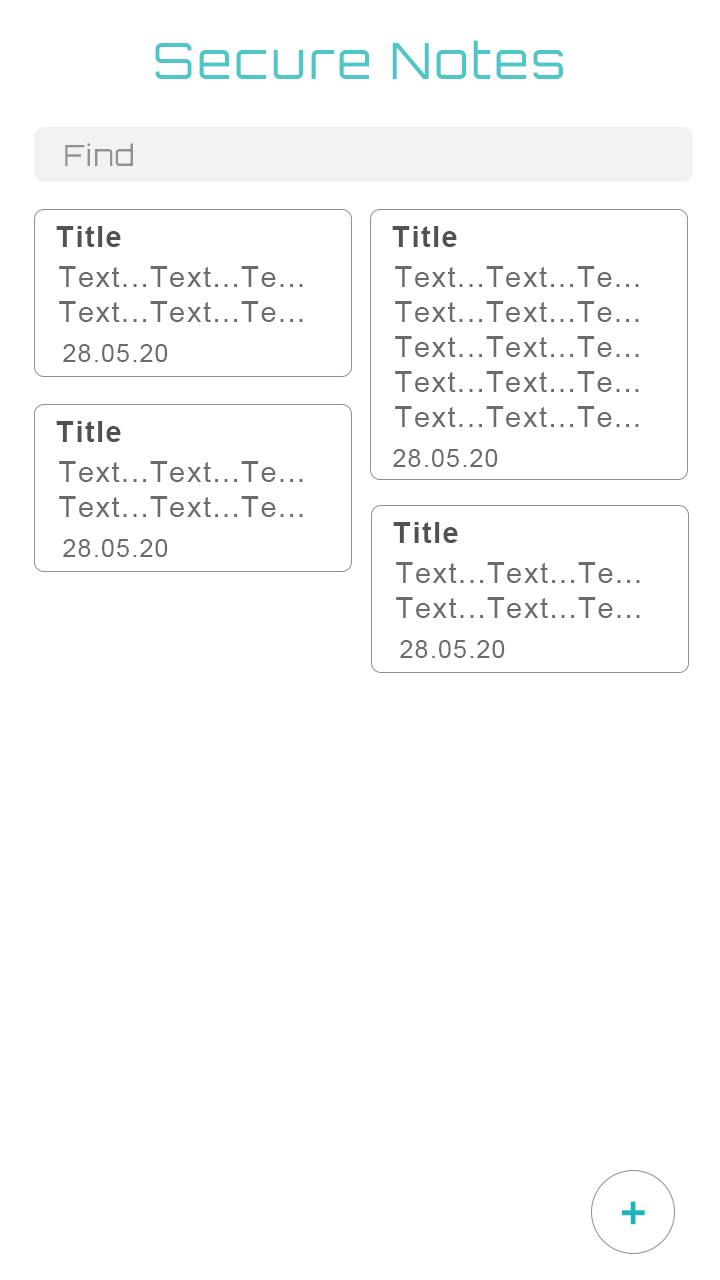
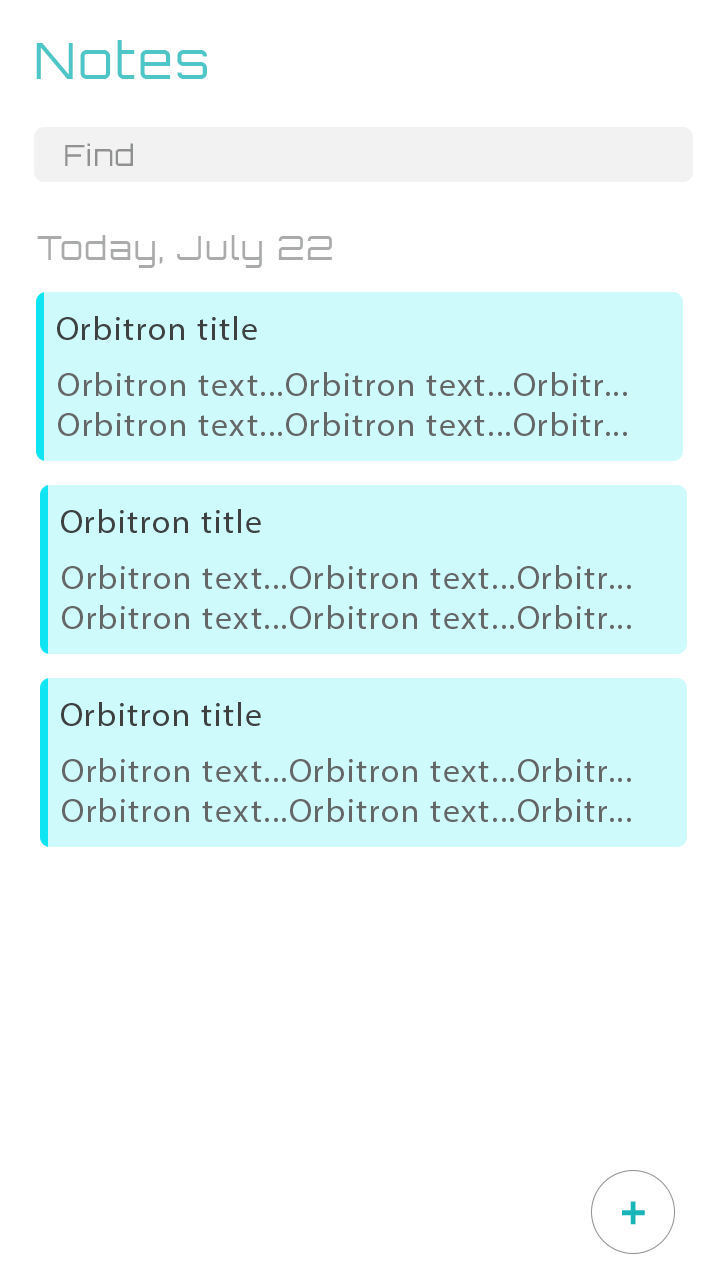
Revision of a layered w=720, h=1280 image; what changed, layer by layer:
removed group "Note 1" (4 layers) over <box>34,209,352,377</box>
removed layer "Text...Text...Te... Text...Text...Te..." (1st of 3, in "Note 1") from group "Note 1" over <box>59,266,303,322</box>
added layer "Orbitron text...Orbitron text...Orbitr... Orbitron text...Orbit" (1st of 3) above "Orbitron text...Orbitron text...Orbitr... Orbitron text...Orbit" over <box>40,485,687,654</box>
added layer "Orbitron text...Orbitron text...Orbitr... Orbitron text...Orbit" (2nd of 3) above "Orbitron text...Orbitron text...Orbitr... Orbitron text...Orbit" over <box>40,678,687,847</box>
added layer "Orbitron text...Orbitron text...Orbitr... Orbitron text...Orbit" (3rd of 3) above "Today, July 22" over <box>36,292,683,461</box>
removed layer "Прямоугольник, скругл. углы 2" (1st of 4, in "Note 1") from group "Note 1" over <box>34,209,352,377</box>
removed group "Note 2" (4 layers) over <box>370,209,688,480</box>
removed layer "Text...Text...Te... Text...Text...Te... Text...Text...Te... Tex" from group "Note 2" over <box>395,266,639,427</box>
removed layer "Прямоугольник, скругл. углы 2" (2nd of 4, in "Note 2") from group "Note 2" over <box>370,209,688,480</box>
removed group "Note 3" (4 layers) over <box>34,404,352,572</box>
removed layer "Text...Text...Te... Text...Text...Te..." (2nd of 3, in "Note 3") from group "Note 3" over <box>59,461,303,517</box>
removed layer "Прямоугольник, скругл. углы 2" (3rd of 4, in "Note 3") from group "Note 3" over <box>34,404,352,572</box>
removed group "Note 4" (4 layers) over <box>371,505,689,673</box>
removed layer "Прямоугольник, скругл. углы 2" (4th of 4, in "Note 4") from group "Note 4" over <box>371,505,689,673</box>
renamed "Secure Notes" to "Notes", painted on it over <box>36,40,563,79</box>
…and 9 more changes (1 painted, 8 removed, 1 renamed, 1 stack)
